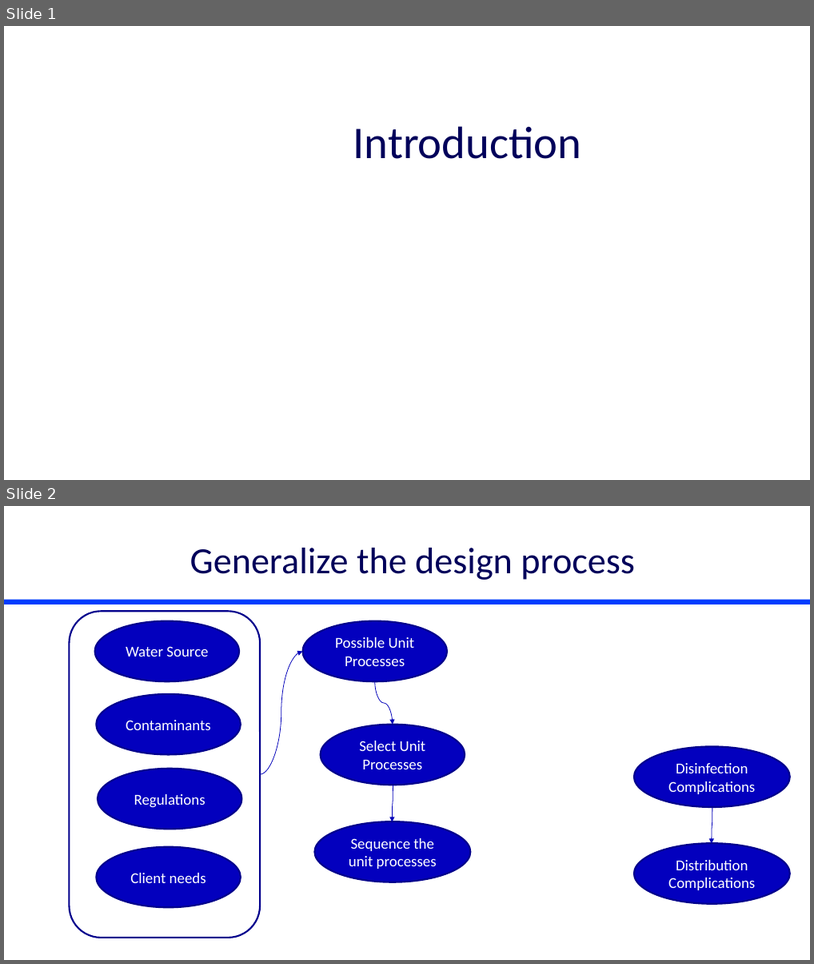
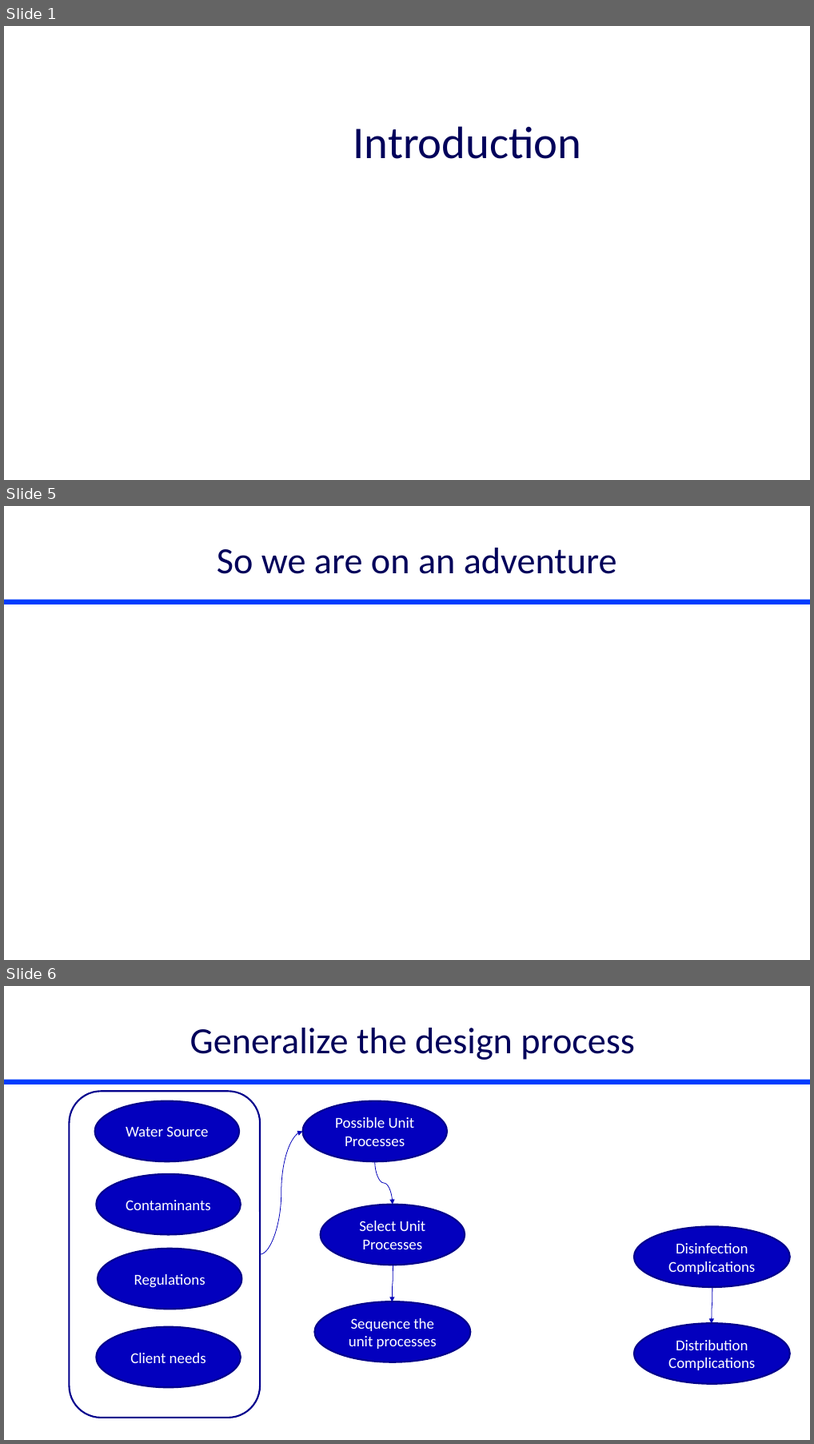
Before and after one commit to monroews/CEE4590, a slide deck: Lectures/Introduction.pptx. Shown one above the other, each under a label of ours: slides 1 and 2 before the commit, slides 1, 5 and 6 after it; the slides between them are not shown. The pictures are 814x964 and 814x1444 pixels, drawn with LibreOffice and Linux fonts; fonts in the diff are those of the drawing. Boxes give left, top, right and bottom in pixels: in the first picture for what was removed or moved away, otherwise in the second. Text is boxed around its words. In the diff, an @@ line names an element or a change of style, - is before the commit and + after.

```diff
--- a/Lectures/Introduction.pptx
+++ b/Lectures/Introduction.pptx
@@ slide 5 added at [4, 506, 810, 960], background #FFFFFF; not listed: 1 template element that a slide beside it also shows @@
@@ title added at [217, 548, 618, 574], 44 pt, text #00005A @@
+So we are on an adventure
@@ what was slide 2 is now slide 6 @@
```
Also in this commit, not shown: 3 other slides added, 4 other files.
